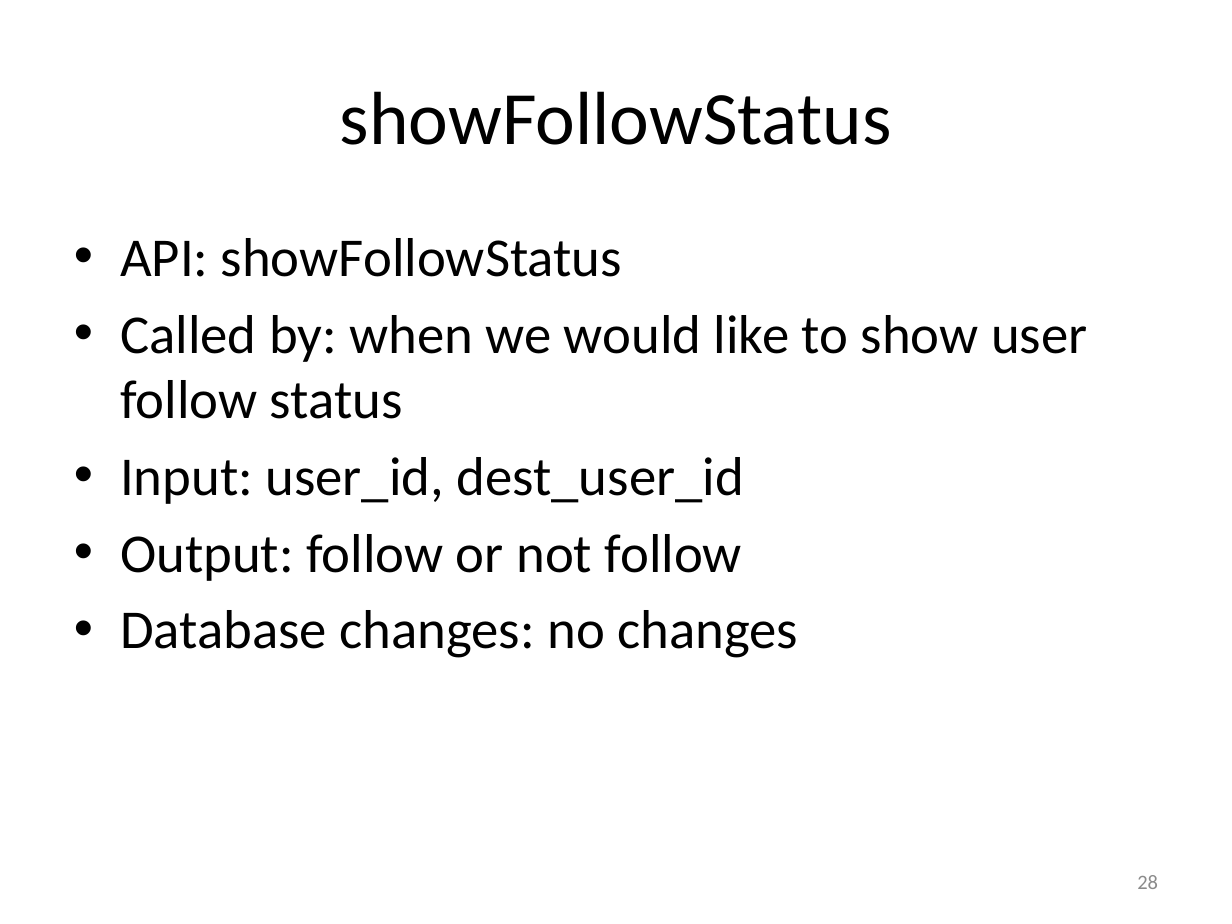
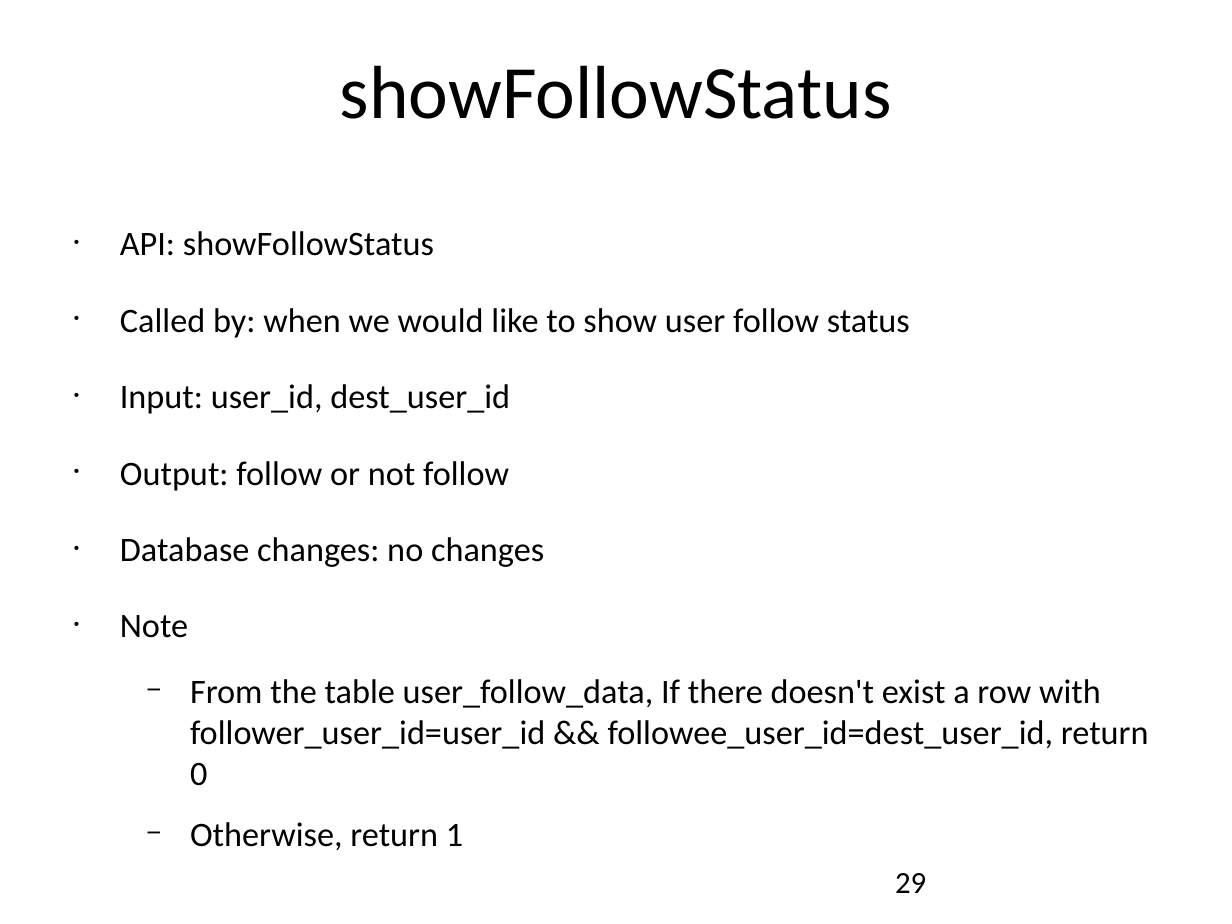
Before and after one commit to catalonia/mob, a slide deck: slide 29 of ws/WS Design Docs/API_Listing.pptx (slide 28 before the commit). Drawn at 1232x924 pixels with LibreOffice and Linux fonts; fonts in the diff are those of the drawing. Boxes give left, top, right and bottom in pixels: in the first picture for what was removed or moved away, otherwise in the second. Text is boxed around its words. In the diff, an @@ line names an element or a change of style, - is before the commit and + after.

```diff
--- a/ws/WS Design Docs/API_Listing.pptx
+++ b/ws/WS Design Docs/API_Listing.pptx
@@ title "showFollowStatus" at [340, 65, 892, 119]: vertical alignment middle to top @@
@@ text at [120, 231, 910, 567]: size 32 to 20 pt in "API: showFollowStatus", "Called by: when we would like to ...", "Input: user_id, dest_user_id", "Output: follow or not follow" and 1 more places; indent changed; more space between paragraphs @@
@@ text at [120, 615, 1149, 786]: paragraphs added @@
+• Note
+  − From the table user_follow_data, If there doesn't exist a row with follower_user_id=user_id && followee_user_id=dest_user_id, return 0
+  − Otherwise, return 1
@@ page number at [895, 873, 926, 893]: vertical alignment middle to top @@
@@ page number at [895, 873, 926, 893]: text changed; size 12 to 18 pt; text colour #8C8C8C to #000000 @@
-28
+29
```
Also in this commit, not shown: 36 other slides changed, 4 slides added.
